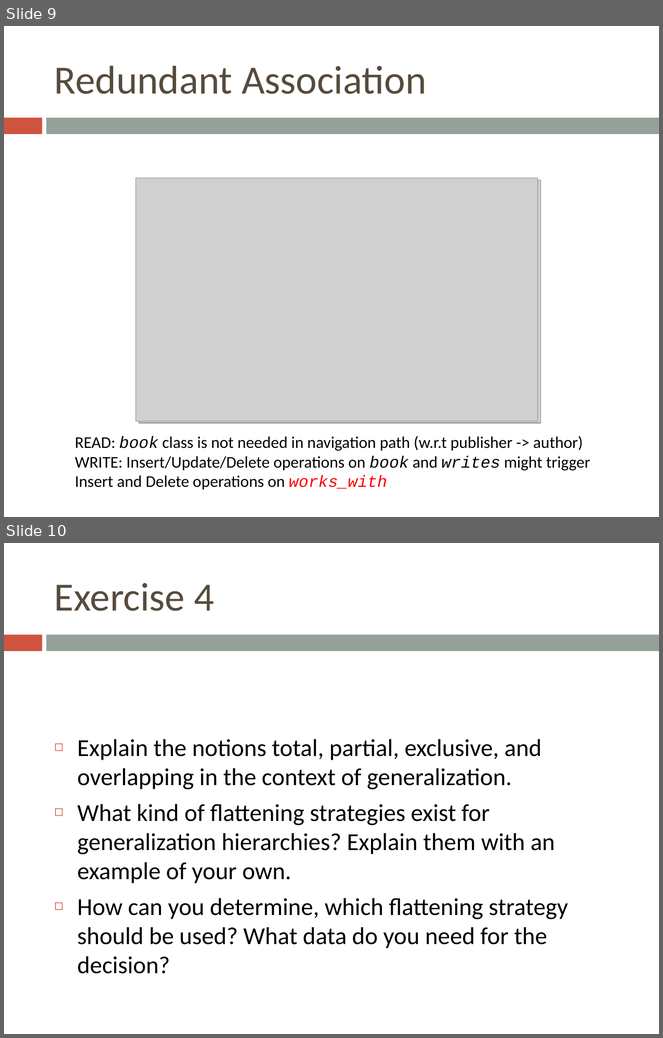
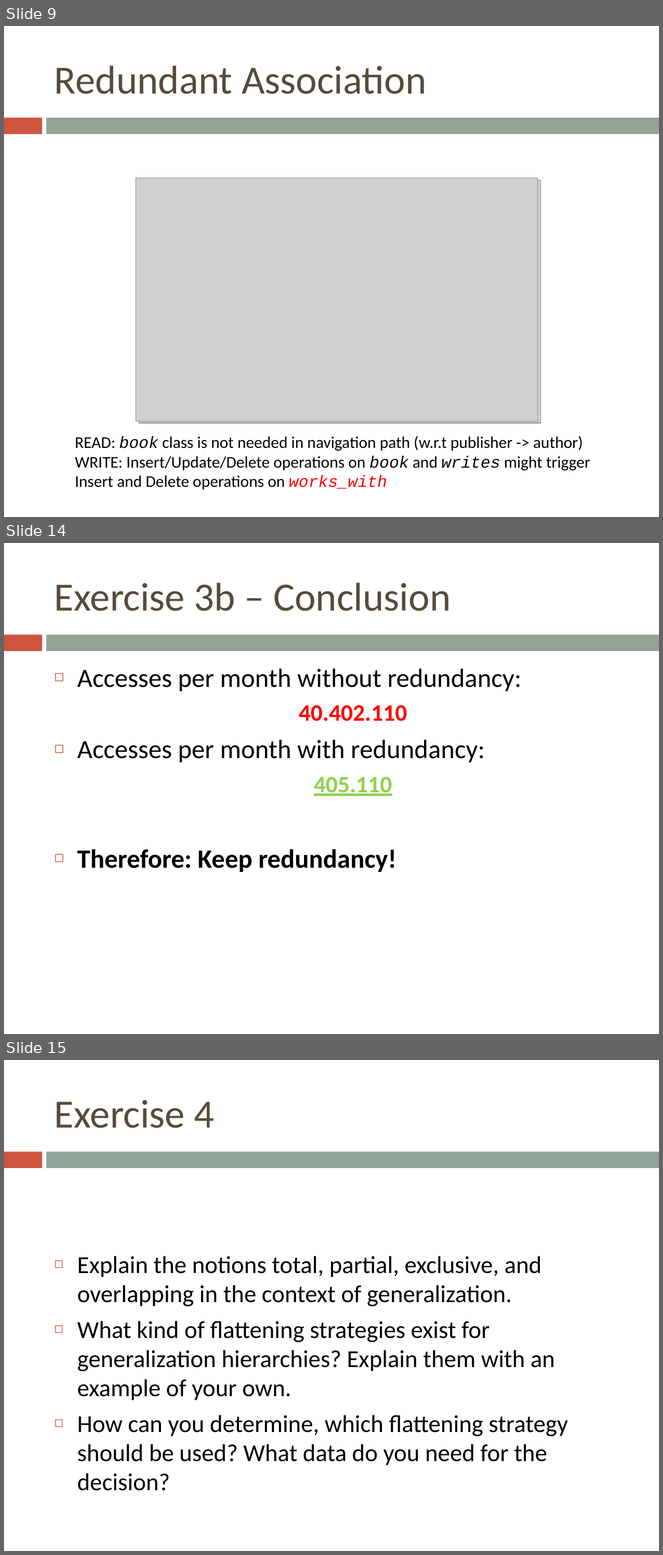
Before and after one commit to bugxd/DBTech, a slide deck: Assignment_4.pptx. Shown one above the other, each under a label of ours: slides 9 and 10 before the commit, slides 9, 14 and 15 after it; the slides between them are not shown. The pictures are 663x1038 and 663x1555 pixels, drawn with LibreOffice and Linux fonts; fonts in the diff are those of the drawing; grey boxes stand for pictures. Boxes give left, top, right and bottom in pixels: in the first picture for what was removed or moved away, otherwise in the second. Text is boxed around its words. In the diff, an @@ line names an element or a change of style, - is before the commit and + after.

```diff
--- a/Assignment_4.pptx
+++ b/Assignment_4.pptx
@@ slide 14 added at bbox=[4, 543, 659, 1034], background #FFFFFF; not listed: 2 template elements that a slide beside it also shows @@
@@ title added at bbox=[54, 583, 451, 611], 44 pt, text #564B3C @@
+Exercise 3b – Conclusion
@@ text added at bbox=[77, 668, 522, 872], 29 pt, text #000000 @@
+◻ Accesses per month without redundancy:
+  40.402.110
+◻ Accesses per month with redundancy:
+  405.110
+◻ Therefore: Keep redundancy!
@@ what was slide 10 is now slide 15 @@
```
Also in this commit, not shown: 4 other slides added.
